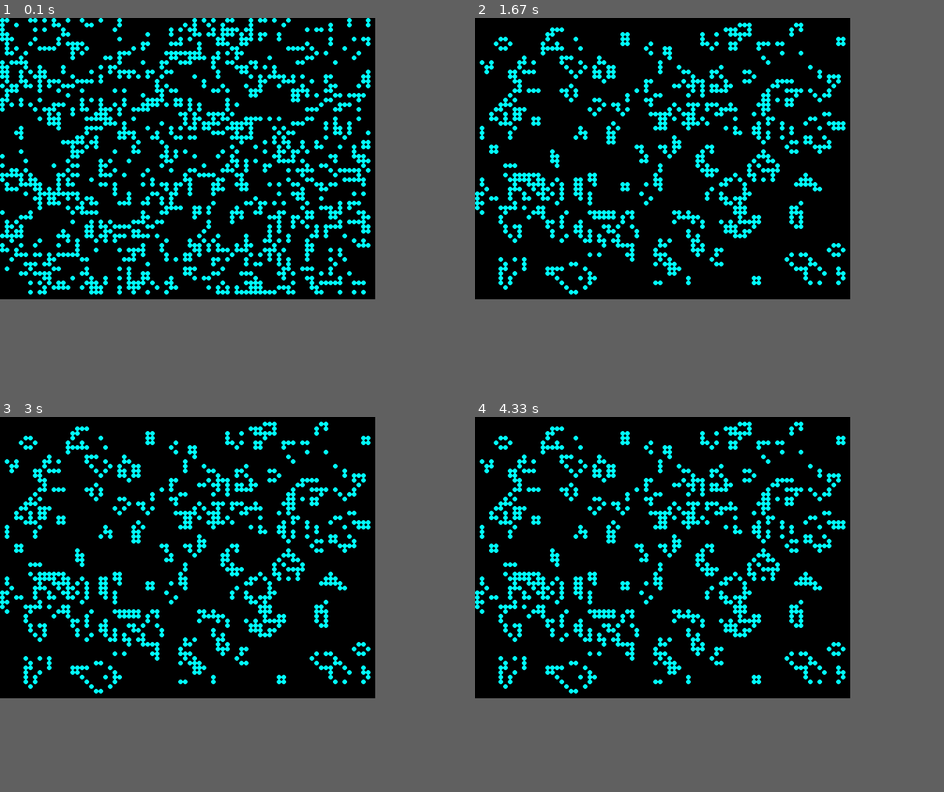
Above: before the commit, frames 1-4 (two rows, left to right).
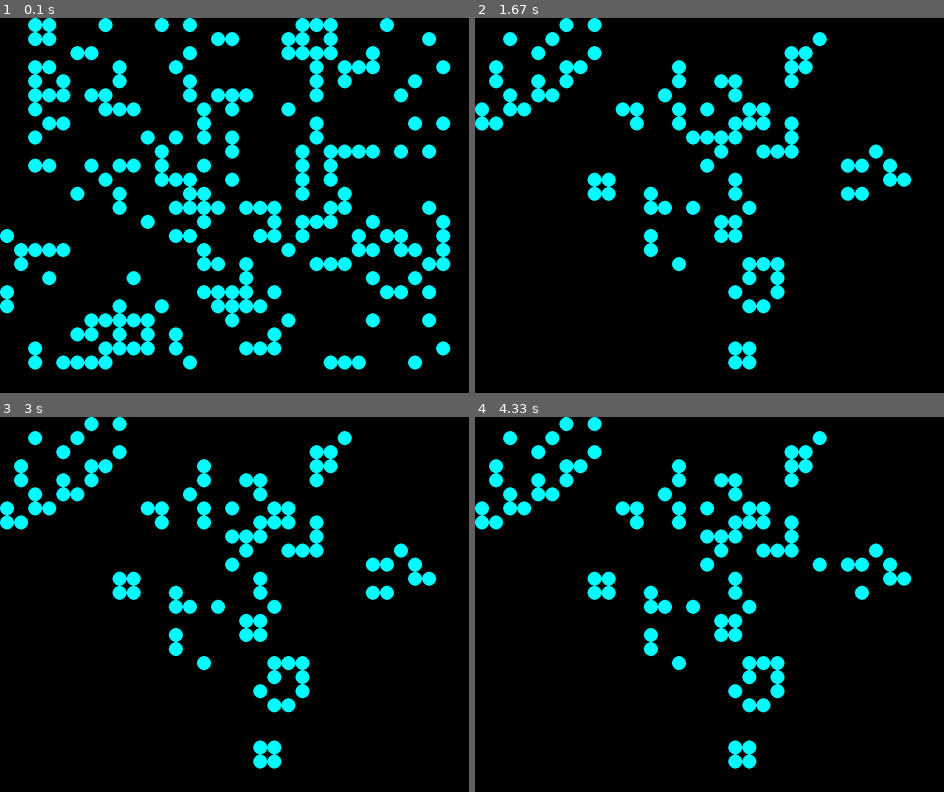
Above: after the commit, the same moments.

Repository: bloominstituteoftechnology/CS-Build-Week-1
Game: pygame game, started from pygameoflife/pygameoflife.py
Two runs of this game, one before a commit and one after it. Both use one fixed random seed, a clock stepped at 60 frames per second and the inputs below.
Inputs (mouse positions are in pixels of both pictures, inside the frame that each line leads up to):
- Up to frame 1 (0.1 s): no input
- Up to frame 2 (1.67 s): tap J at 0.33, 0.73 s; type "1 (at the terminal prompt)" at 0.4 s; type "1 (at the terminal prompt)" at 0.8 s; tap P at 1.17 s; press the mouse at (695, 141) at 1.6 s
- Up to frame 3 (3 s): move the mouse to (314, 642) at 1.7 s; release the mouse at (412, 747) at 1.83 s; move the mouse to (220, 540) at 1.97 s; press the mouse at (220, 540) at 2 s; move the mouse to (272, 559) at 2.1 s; release the mouse at (328, 574) at 2.23 s; move the mouse to (356, 570) at 2.6 s; click (356, 570) at 2.93 s
- Up to frame 4 (4.33 s): move the mouse to (854, 597) at 3.4 s; click (854, 597) at 3.8 s
In our replay, the window is 720x540 before the commit and 900x720 after it. These sizes can differ from the game's own. Grey fills any space a smaller window leaves; there, only what the larger window draws over its background counts as a difference.

The runs differ from the first frame. In frame 1, 28% of the frame differs, in the area x 0-96%, y 0-94%; in frame 2, 15%; in frame 3, 15%; in frame 4, 15%.

Commit message:
finished mouse to toggle cells alive/dead

Diff:
--- a/pygameoflife/extra_code.py
+++ /dev/null
@@ -1,55 +0,0 @@
-# def mouse_events():
-#     LEFT = 1
-#     RIGHT = 3
-
-#     running = 1
-#     screen = pygame.display.set_mode((320, 200))
-
-#     while running:
-#         event = pygame.event.poll()
-#         if event.type == pygame.QUIT:
-#             running = 0
-#         elif event.type == pygame.MOUSEBUTTONDOWN and event.button == LEFT:
-#             print "You pressed the left mouse button at (%d, %d)" % event.pos
-#         elif event.type == pygame.MOUSEBUTTONUP and event.button == LEFT:
-#             print "You released the left mouse button at (%d, %d)" % event.pos
-#         elif event.type == pygame.MOUSEBUTTONDOWN and event.button == RIGHT:
-#             print "You pressed the right mouse button at (%d, %d)" % event.pos
-#         elif event.type == pygame.MOUSEBUTTONUP and event.button == RIGHT:
-#             print "You released the right mouse button at (%d, %d)" % event.pos
-
-#         screen.fill((0, 0, 0))
-#         pygame.display.flip()
-
-# ---------------------------------------------------------------------------------------
-
-# def glider_gun(self):
-#     glider_gun =[
-#         [0,0,0,0,0,0,0,0,0,0,0,0,0,0,0,0,0,0,0,0,0,0,0,0,1,0,0,0,0,0,0,0,0,0,0,0],
-#         [0,0,0,0,0,0,0,0,0,0,0,0,0,0,0,0,0,0,0,0,0,0,1,0,1,0,0,0,0,0,0,0,0,0,0,0],
-#         [0,0,0,0,0,0,0,0,0,0,0,0,1,1,0,0,0,0,0,0,1,1,0,0,0,0,0,0,0,0,0,0,0,0,1,1],
-#         [0,0,0,0,0,0,0,0,0,0,0,1,0,0,0,1,0,0,0,0,1,1,0,0,0,0,0,0,0,0,0,0,0,0,1,1],
-#         [1,1,0,0,0,0,0,0,0,0,1,0,0,0,0,0,1,0,0,0,1,1,0,0,0,0,0,0,0,0,0,0,0,0,0,0],
-#         [1,1,0,0,0,0,0,0,0,0,1,0,0,0,1,0,1,1,0,0,0,0,1,0,1,0,0,0,0,0,0,0,0,0,0,0],
-#         [0,0,0,0,0,0,0,0,0,0,1,0,0,0,0,0,1,0,0,0,0,0,0,0,1,0,0,0,0,0,0,0,0,0,0,0],
-#         [0,0,0,0,0,0,0,0,0,0,0,1,0,0,0,1,0,0,0,0,0,0,0,0,0,0,0,0,0,0,0,0,0,0,0,0],
-#         [0,0,0,0,0,0,0,0,0,0,0,0,1,1,0,0,0,0,0,0,0,0,0,0,0,0,0,0,0,0,0,0,0,0,0,0]
-#         ]
-#     self.screen_width = 700
-#     self.screen_height = 500
-#     self.cell_size = 10
-#     self.init_grids()
-#     padding_row = 10
-#     padding_col = 10
-#     row = 0
-#     col = 0
-#     for row in range(0, 9):
-#         for col in range(0, 36):
-#             # overwrite current cell state with those in glider_gun variable
-#             print("CC: ", self.grids[self.active_grid][row + padding_row][col + padding_col])
-#             print("GG: ", glider_gun[row][col])
-#             self.grids[self.active_grid][row + padding_row][col + padding_col] = glider_gun[row][col]
-#     # X = np.zeros((int(self.screen_width/self.cell_size), int(self.screen_height/self.cell_size)))
-#     # X = np.array(X)
-#     # X[1:10,1:37] = glider_gun
-#     pygame.display.flip()
--- a/pygameoflife/pygameoflife.py
+++ b/pygameoflife/pygameoflife.py
@@ -5,7 +5,7 @@
 
 class GameOfLife:
 
-    def __init__(self, screen_width=800, screen_height=600, cell_size=10, alive_color=(0, 255, 255),
+    def __init__(self, screen_width=1000, screen_height=800, cell_size=30, alive_color=(0, 255, 255),
                  dead_color=(0, 0, 0), max_fps=10):
         """
         Initialize grid, set default game state, initialize screen
@@ -201,6 +201,28 @@
         :return:
         """
         for event in pygame.event.get():
+            if self.paused:
+                if event.type == pygame.MOUSEBUTTONDOWN:
+                    if(event.button==1):
+                        mousepos_x, mousepos_y = event.pos
+                        c, r = (int((mousepos_x - self.cell_size / 2) // self.cell_size),
+                                int((mousepos_y - self.cell_size / 2) // self.cell_size))
+                        #print(event.pos, '->', (r, c))  # Show result.
+                        if r in range(self.num_rows) and c in range(self.num_cols):
+                            # Toggle state of cell: active <--> inactive
+                            if self.grids[self.active_grid][r][c] == 1:
+                                self.grids[self.active_grid][r][c] = 0
+                                color = self.dead_color
+                            else:
+                                self.grids[self.active_grid][r][c] = 1
+                                color = self.alive_color
+                            # Redraw cell in its new color.
+                            posn = (int(c * self.cell_size + self.cell_size / 2),
+                                    int(r * self.cell_size + self.cell_size / 2))
+                            #print('  posn:', posn)
+                            pygame.draw.circle(self.screen, color, posn, int(self.cell_size / 2), 0)
+
+                            pygame.display.flip()
             if event.type == pygame.KEYDOWN:
                 print("key pressed")
                 if event.unicode == 'p':        # toggle pause
